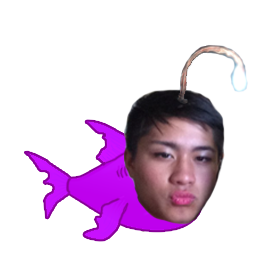
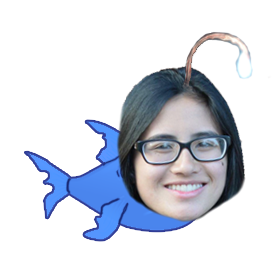
Layered file, before and after one edit (280×280). Changes by layer:
added group "Milan" with 6 layers above "Jason" over [24, 31, 271, 242]
added layer "Bulb copy" (1st of 4, in "Milan") in group "Milan" over [180, 31, 253, 92]
added layer "Layer 5" in group "Milan" over [116, 65, 271, 223]
added layer "Layer 2" (2nd of 5, in "Milan") in group "Milan" over [65, 143, 142, 226]
added layer "Layer 1" (2nd of 5, in "Milan") (93%) in group "Milan" over [24, 31, 271, 242]
added layer "Fish" (2nd of 5, in "Milan") in group "Milan" over [25, 121, 206, 240]
hid group "Carl" (5 layers) over [24, 31, 271, 242]
